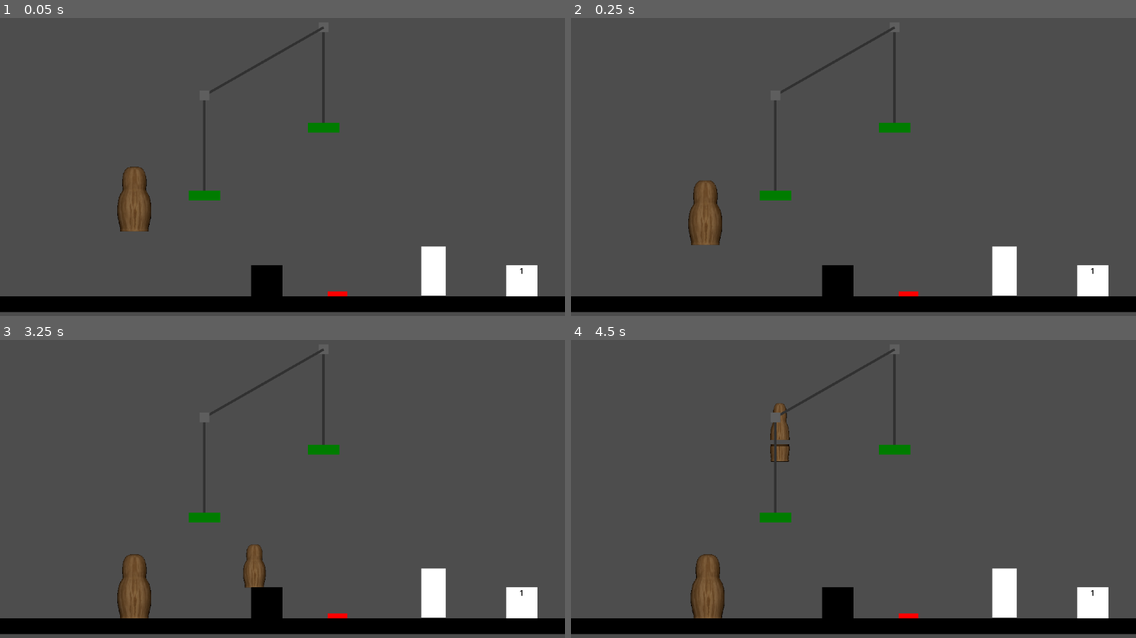
Above: before the commit, frames 1-4 (two rows, left to right).
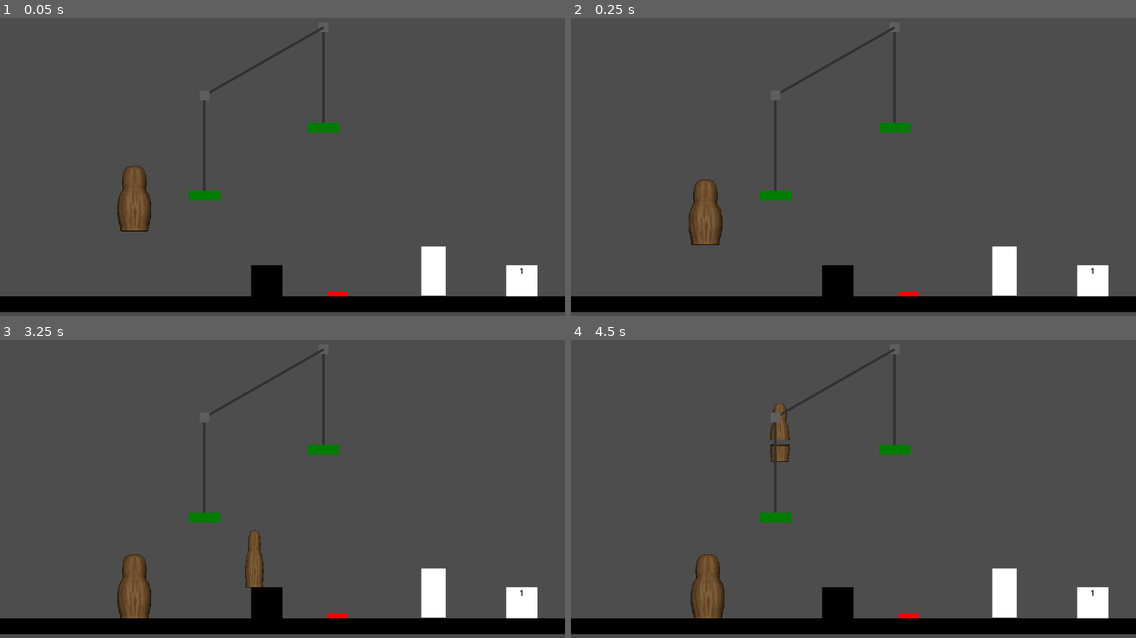
Above: after the commit, the same moments.

Repository: SethHDavis99/GMTK2024
Game: Godot game, scene res://levels/main.tscn
Two runs of this game, one before a commit and one after it. Both use one fixed random seed, a clock stepped at 60 frames per second and the inputs below.
Inputs (mouse positions are in pixels of both pictures, inside the frame that each line leads up to):
- Up to frame 1 (0.05 s): no input
- Up to frame 2 (0.25 s): no input
- Up to frame 3 (3.25 s): move the mouse to (135, 581) at 0.52 s; hold Space (pop) 0.53-1.28 s; hold D (move_right) 0.53-2.03 s; tap W (jump) at 0.77, 0.8, 1.07, 1.35, 1.52, 1.82, 2.3, 3.02 s; move the mouse to (237, 584) at 1.27 s; tap Space (pop) at 1.55, 2.85 s; move the mouse to (322, 512) at 2.02 s; press the mouse at (322, 512) at 2.03 s; hold A (move_left) 2.03-2.78 s; tap Enter at 2.75 s; move the mouse to (254, 542) at 2.77 s; release the mouse at (254, 542) at 2.78 s; hold D (move_right) from 2.78 s (still down)
- Up to frame 4 (4.5 s): tap W (jump) at 3.32, 3.77, 3.8, 4.07, 4.35 s; tap R (reset) at 3.5 s; move the mouse to (1023, 527) at 3.52 s; hold Space (pop) 3.53-4.28 s; move the mouse to (802, 459) at 4.27 s; release D (move_right) at 4.28 s; hold A (move_left) from 4.28 s (still down)

The runs differ from the first frame. In frame 1, less than 0.1% of the frame differs, in the area x 20-33%, y 49-72%; in frame 2, less than 0.1%; in frame 3, 0.2%, in the area x 43-48%, y 63-84%; in frame 4, nothing differs.

Commit message:
add jump and land sounds

Diff:
--- a/objects/player.tscn
+++ b/objects/player.tscn
@@ -20,9 +20,7 @@
 [node name="AnimatedSprite2D" type="AnimatedSprite2D" parent="."]
 position = Vector2(0, -160)
 sprite_frames = ExtResource("1_01bsf")
-animation = &"R_OpenUp"
-frame = 8
-frame_progress = 1.0
+animation = &"R_Walk"
 
 [node name="CollisionShape2D" type="CollisionShape2D" parent="."]
 position = Vector2(0, -89)
--- a/scripts/global.gd
+++ b/scripts/global.gd
@@ -4,10 +4,10 @@
 var selected_player = null
 var players = {}
 
-func play_sound(sound : AudioStream, position : Vector2, pitch := 1.0):
+func play_sound(sound : AudioStream, position : Vector2, pitch_range := [1.0,1.0]):
 	var inst = preload("res://objects/sound_inst.tscn").instantiate()
 	inst.stream = sound
 	inst.global_position = position
-	inst.pitch_scale = pitch
+	inst.pitch_scale = randf_range(pitch_range[0],pitch_range[1])
 	add_child(inst)
 	return inst
--- a/scripts/player.gd
+++ b/scripts/player.gd
@@ -12,6 +12,8 @@
 var nearby_pully = null
 var playing_popin = false
 var coyote_finished = false
+var footstep = null
+var landed = false
 
 func _ready() -> void:
 	Global.selected_player = self
@@ -25,9 +27,15 @@
 		velocity += get_gravity() * delta
 		if $CoyoteTime.is_stopped() and !coyote_finished:
 			$CoyoteTime.start()
+		if landed:
+			landed = false
+			$AnimatedSprite2D.play("JumpUp")
 	elif velocity.y == 0:
+		if not landed:
+			footstep = Global.play_sound(preload("res://audio/GMTK2024_FootStep_02.ogg"),global_position,[0.8,1.2])
 		coyote_finished = false
 		$CoyoteTime.stop()
+		landed = true
 
 	# Get the input direction and handle the movement/deceleration.
 	if can_control:
@@ -62,6 +70,10 @@
 		nearby_pully = recent_pully
 		recent_pully.colliding_players.append(self)
 
+	#walk sounds
+	if !is_instance_valid(footstep) and $AnimatedSprite2D.animation == "R_Walk" and $AnimatedSprite2D.frame == 5:
+		footstep = Global.play_sound(preload("res://audio/GMTK2024_FootStep_02.ogg"),global_position,[0.8,1.2])
+
 func jump(overide_speed = -1):
 	coyote_finished = true
 	$AnimatedSprite2D.play("JumpUp")
@@ -89,7 +101,7 @@
 			Global.selected_player = nearby_parent
 			nearby_parent.get_node("AnimatedSprite2D").play("R_OpenUp")
 			get_viewport().set_input_as_handled()
-			Global.play_sound(preload("res://audio/GMTK2024_DollOpen_01.ogg"),global_position, MAX_SIZE / size)
+			Global.play_sound(preload("res://audio/GMTK2024_DollOpen_01.ogg"),global_position, [MAX_SIZE / size,MAX_SIZE / size])
 			can_control = false
 			var tween = get_tree().create_tween()
 			tween.tween_property(self,"global_position",nearby_parent.global_position - Vector2(0,50 * nearby_parent.scale.x),0.5).set_ease(Tween.EASE_OUT).set_trans(Tween.TRANS_CUBIC)
@@ -105,11 +117,15 @@
 			get_parent().add_child(inst)
 			inst.jump(200)
 			can_control = false
-			Global.play_sound(preload("res://audio/GMTK2024_DollOpen_01.ogg"),global_position, MAX_SIZE / size)
+			Global.play_sound(preload("res://audio/GMTK2024_DollOpen_01.ogg"),global_position,[MAX_SIZE / size,MAX_SIZE / size])
 			$AnimatedSprite2D.play("R_OpenUp")
 
 	if event.is_action_pressed("jump") and can_jump():
+		Global.play_sound(preload("res://audio/GMTK2024_Jump_01.ogg"),global_position)
 		jump()
+
+	if is_on_floor() and (event.is_action_released("move_left") or event.is_action_released("move_right")):
+		footstep = Global.play_sound(preload("res://audio/GMTK2024_FootStep_02.ogg"),global_position,[0.8,1.2])
 
 func _exit_tree() -> void:
 	Global.players.erase(size)
Not shown, added: audio/GMTK2024_Jump_01.ogg.import
